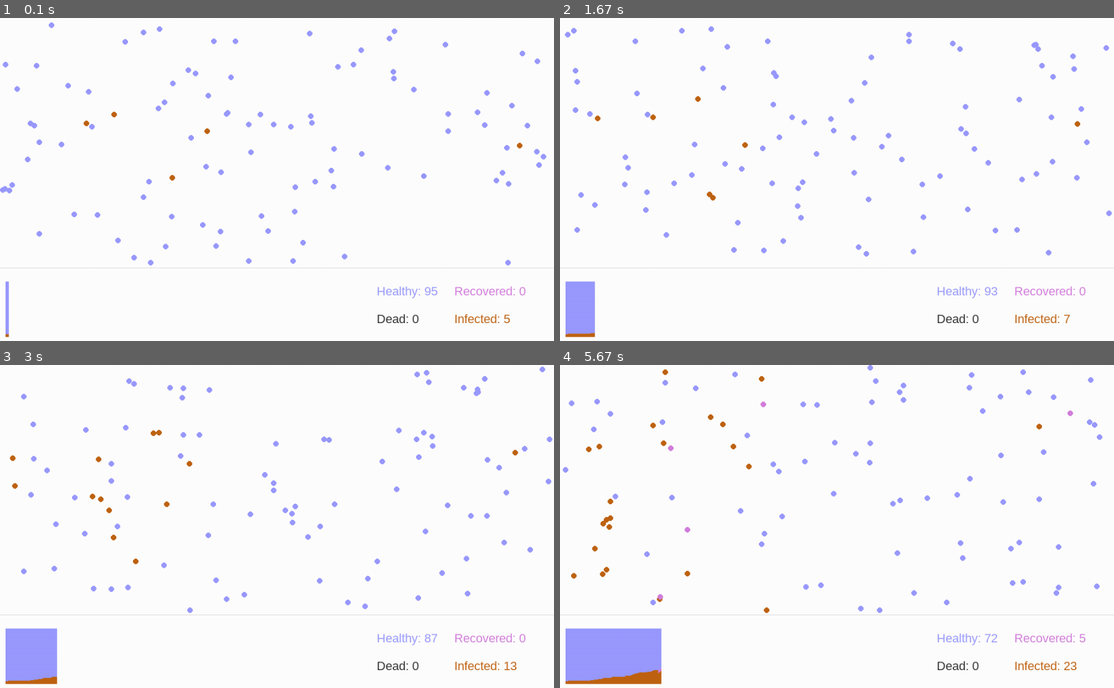
Above: before the commit, frames 1-4 (two rows, left to right).
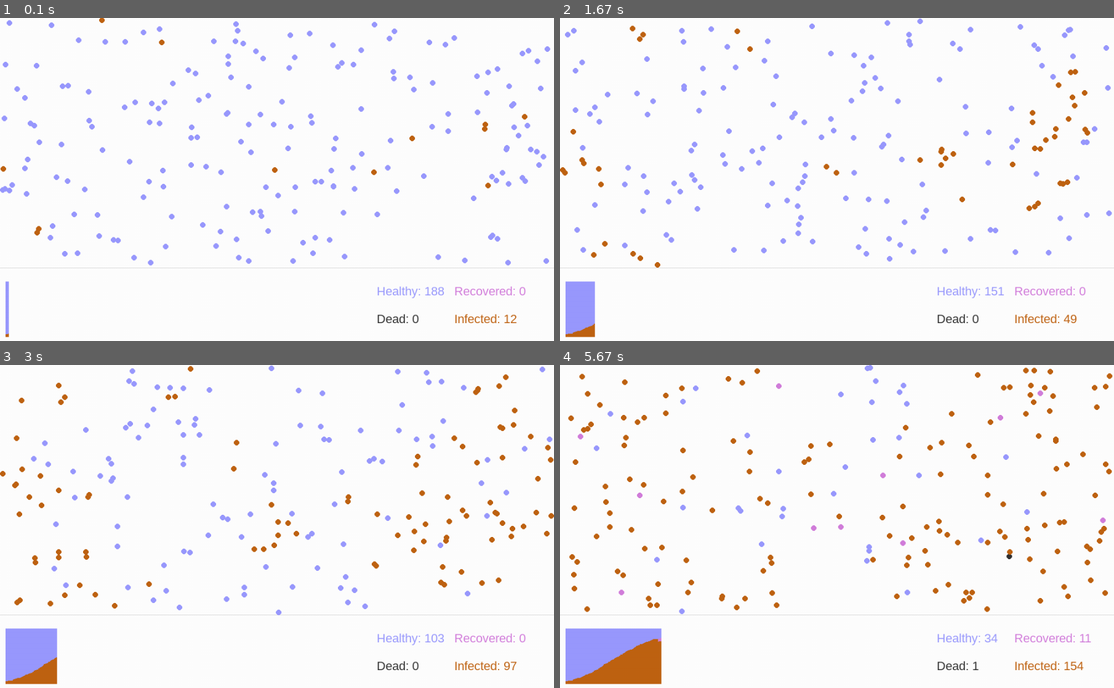
Above: after the commit, the same moments.

Repository: dansarno/pygame-pandemic-simulation
Game: pygame game, started from animation/animation.py
The game is run twice, just before and just after one commit, with the same random seed, the same clock (stepped at 60 frames per second) and the same inputs.
Inputs:
- Up to frame 1 (0.1 s): no input
- Up to frame 2 (1.67 s): no input
- Up to frame 3 (3 s): no input
- Up to frame 4 (5.67 s): no input

The runs differ from the first frame. In frame 1, 1.7% of the frame differs, in the area x 0-100%, y 0-98%; in frame 2, 2.4%; in frame 3, 3.2%; in frame 4, 5.1%.

Commit message:
Added a mode parameter to the collision method in the Person class. The mode parameteris retreived from the configs file. There are two modes: basic (checks every person) and selective (only checks dist between those who are healthy and those who are infected

Diff:
--- a/animation/animation.py
+++ b/animation/animation.py
@@ -112,7 +112,7 @@
                          0)
 
         # Update positions and characteristics of each person in the population
-        our_population.update()
+        our_population.update(configs['pandemic']['collision_detection'])
         our_population.test_population()
 
         render_population(our_population, [0, 0])
--- a/animation/config.yaml
+++ b/animation/config.yaml
@@ -2,13 +2,14 @@
   death_rate: 0.5
   frames_to_death: 1000
   frames_to_bury: 200
+  collision_detection: 'selective'
 
 environment:
   dimensions: [1000, 600]
 
 people:
-  number: 100
-  infected: 5
+  number: 200
+  infected: 10
   radius: 5  # int
 
 appearance:
--- a/animation/population.py
+++ b/animation/population.py
@@ -45,14 +45,31 @@
         if self.pos[1] >= (self.box.dimensions - self.size)[1]:
             self.vector[1] = np.abs(self.vector[1]) * -1
 
-    def collide(self, other):
-        delta = self.pos - other.pos
-        distance = math.hypot(delta[0], delta[1])
-        if distance < self.size + other.size \
-                and (self.status == health.infected or other.status == health.infected) \
-                and (self.status == health.healthy or other.status == health.healthy):
-            self.transmission()
-            other.transmission()
+    def collide(self, population, mode='basic'):
+        if mode == 'basic':
+            for other in population:
+                # Only perform collision check for people that are not themselves
+                if self is not other:
+                    delta = self.pos - other.pos
+                    distance = math.hypot(delta[0], delta[1])
+                    if distance < self.size + other.size \
+                            and (self.status == health.infected or other.status == health.infected) \
+                            and (self.status == health.healthy or other.status == health.healthy):
+                        self.transmission()
+                        other.transmission()
+
+        if mode == 'selective':
+            if self.status == health.healthy:
+                for other in population:
+                    # Only perform collision check for people that are not themselves
+                    if self is not other \
+                            and (self.status == health.infected or other.status == health.infected)\
+                            and (self.status == health.healthy or other.status == health.healthy):
+                        delta = self.pos - other.pos
+                        distance = math.hypot(delta[0], delta[1])
+                        if distance < self.size + other.size:
+                            self.transmission()
+                            other.transmission()
 
 
 class People:
@@ -85,15 +102,12 @@
                                        status=health.infected
                                        ))
 
-    def update(self):
+    def update(self, mode_from_configs):
         for person in self.persons:
             person.check_up()
             person.move()
             person.boundary()
-            for other_person in self.persons:
-                # Only perform collision check for people that are not themselves
-                if person is not other_person:
-                    person.collide(other_person)
+            person.collide(self.persons, mode=mode_from_configs)
 
     def test_population(self):
         healthy_count = 0
--- a/animation/tools.py
+++ b/animation/tools.py
@@ -35,5 +35,5 @@
 
 if __name__ == '__main__':
     counts = [43, 56, 75, 86, 97]
-    rounded_counts = round_to_100_percent(counts)
+    rounded_counts = round_to_total(counts)
     print(rounded_counts)
